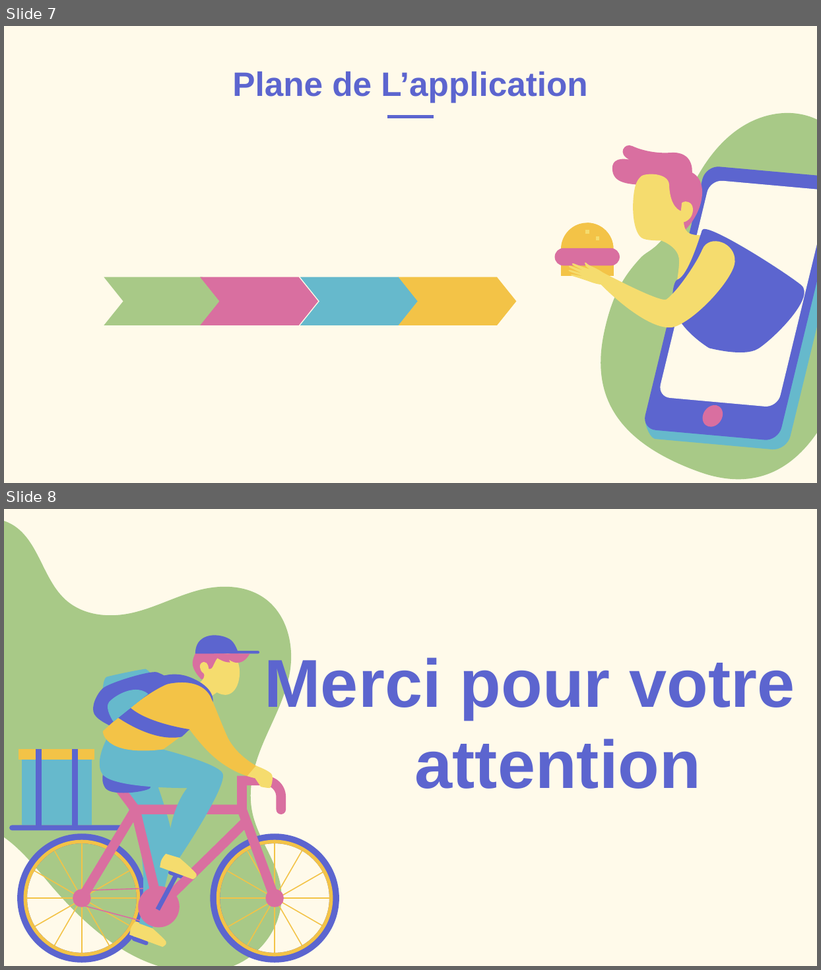
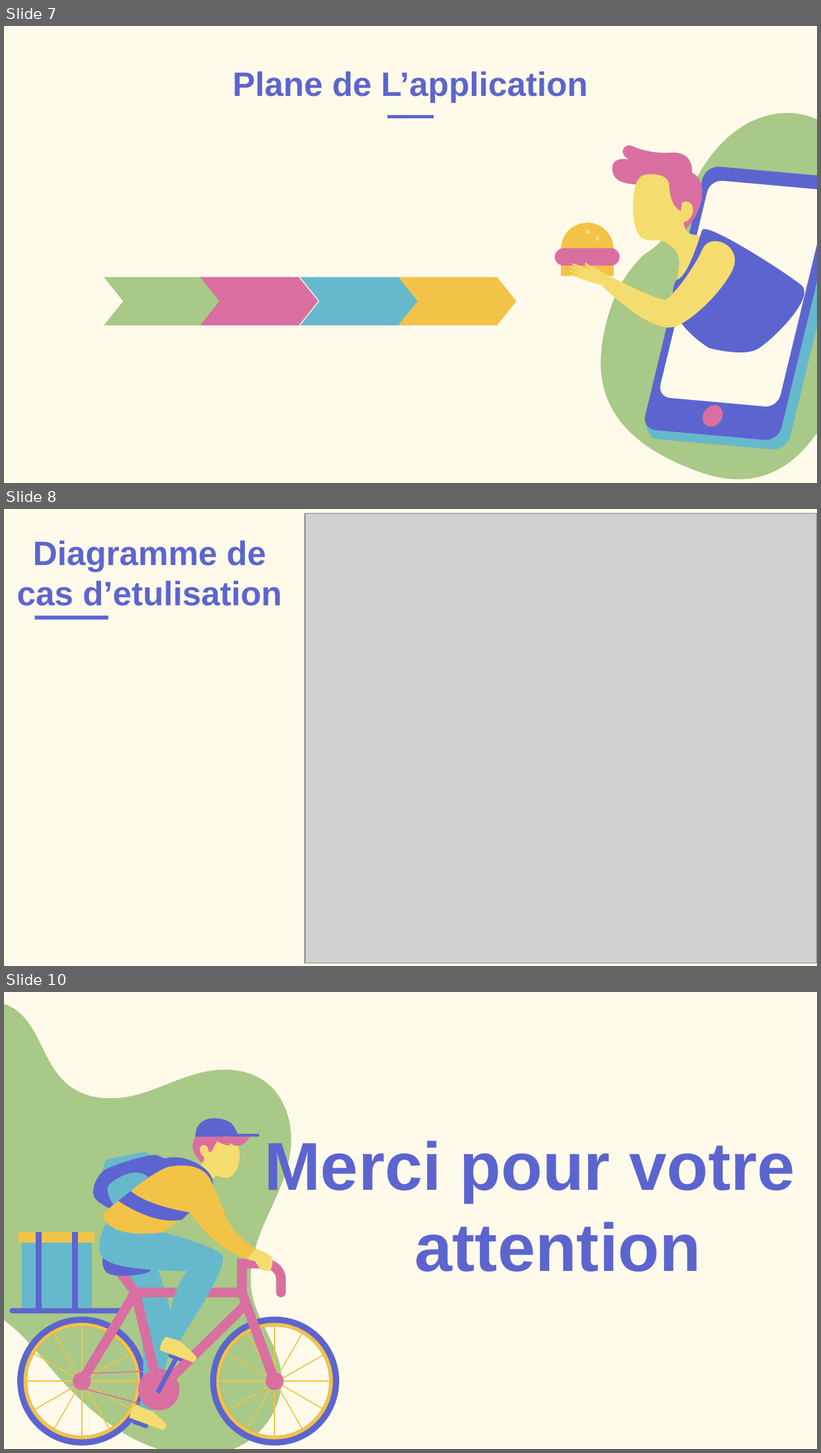
Before and after one commit to kerkazou/gestion_restauration_marhaba, a slide deck: Food-Delivery.pptx. Shown one above the other, each under a label of ours: slides 7 and 8 before the commit, slides 7, 8 and 10 after it; the slides between them are not shown. The pictures are 821x970 and 821x1453 pixels, drawn with LibreOffice and Linux fonts; fonts in the diff are those of the drawing; grey boxes stand for pictures. Boxes give left, top, right and bottom in pixels: in the first picture for what was removed or moved away, otherwise in the second. Text is boxed around its words. In the diff, an @@ line names an element or a change of style, - is before the commit and + after.

```diff
--- a/Food-Delivery.pptx
+++ b/Food-Delivery.pptx
@@ slide 8 added at (4, 509, 817, 966), background #FFFAEA @@
@@ picture added at (305, 514, 817, 964) @@
@@ title added at (17, 541, 282, 606), 30 pt, text #5C65CF, bold @@
+Diagramme de cas d’etulisation
@@ rectangle added at (35, 615, 109, 620), fill #5C65CF @@
@@ what was slide 8 is now slide 10 @@
```
Also in this commit, not shown: 3 slides changed, 1 other slide added.
